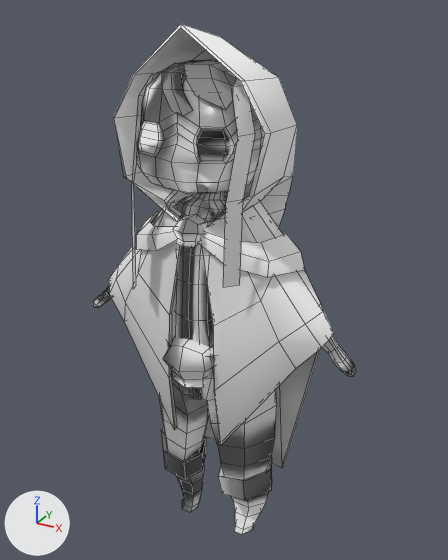
One commit to the FBX model Asset/Animation/death_course.fbx: the scene before it, then after it.
Before and after are seen from a 50 mm lens placed at (0.626, -1.081, 1.219), pointed at (-0.017, 0.088, 0.635). The lights are fixed; the arrows at lower left show +X, +Y and +Z. Mesh edges are drawn as thin lines. Where no turn or scale is listed for an object, it has been applied to the vertices.

Names of what the first picture shows: 'polySurface3', 'polySurface_cape', 'polySurface_capuche', 'polySurface_meche', 'polySurface_ruban'.
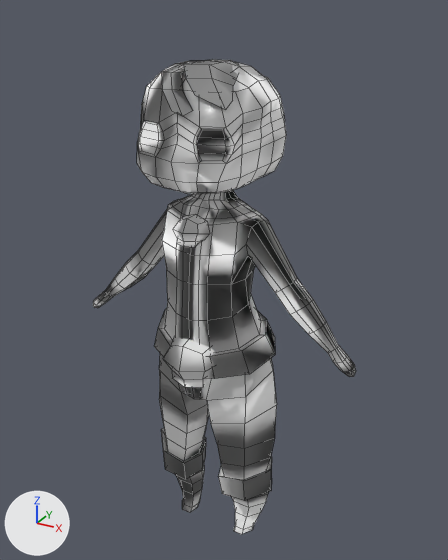
Boxes [x1, y1, x2, y2] around the edits, measured in the pictures (448 x 560 px):
'polySurface_cape', deleted
    before: [109, 202, 334, 468]
'polySurface_capuche', deleted
    before: [114, 24, 297, 228]
'polySurface_meche', deleted
    before: [132, 63, 255, 289]
'polySurface_ruban', deleted
    before: [136, 211, 305, 277]

Patch to the scene script:
```diff
--- a/Asset/Animation/death_course.fbx.py
+++ b/Asset/Animation/death_course.fbx.py
@@ ob_polysurface_capuche @@
-ob_polysurface_capuche = bpy.data.objects.new('polySurface_capuche', me_mesh_001)
-ob_polysurface_capuche.location = (0.0, 0.0, 0.0)
@@ ob_polysurface_meche @@
-ob_polysurface_meche = bpy.data.objects.new('polySurface_meche', me_mesh_003)
-ob_polysurface_meche.location = (0.0, 0.0, 0.0)
@@ ob_polysurface_cape @@
-ob_polysurface_cape = bpy.data.objects.new('polySurface_cape', me_mesh)
-ob_polysurface_cape.location = (0.0, 0.0, 0.0)
@@ ob_polysurface_ruban @@
-ob_polysurface_ruban = bpy.data.objects.new('polySurface_ruban', me_mesh_002)
-ob_polysurface_ruban.location = (0.0, 0.0, 0.0)
```
